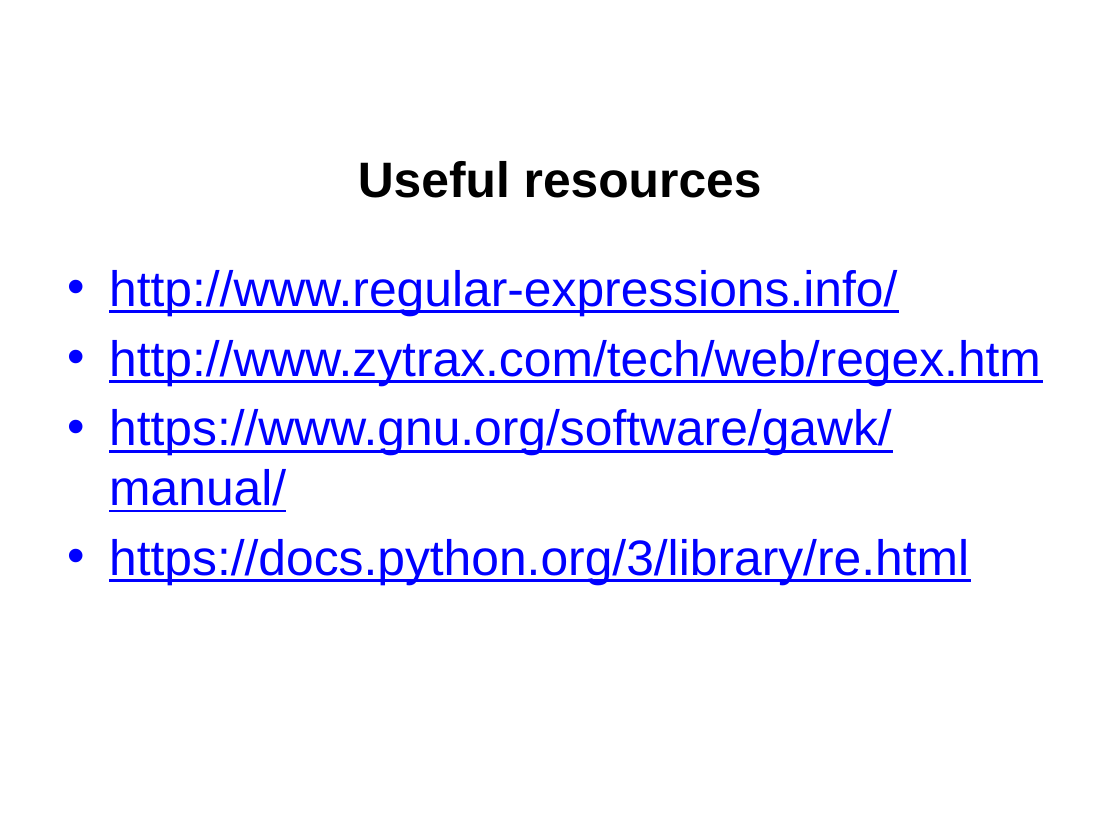
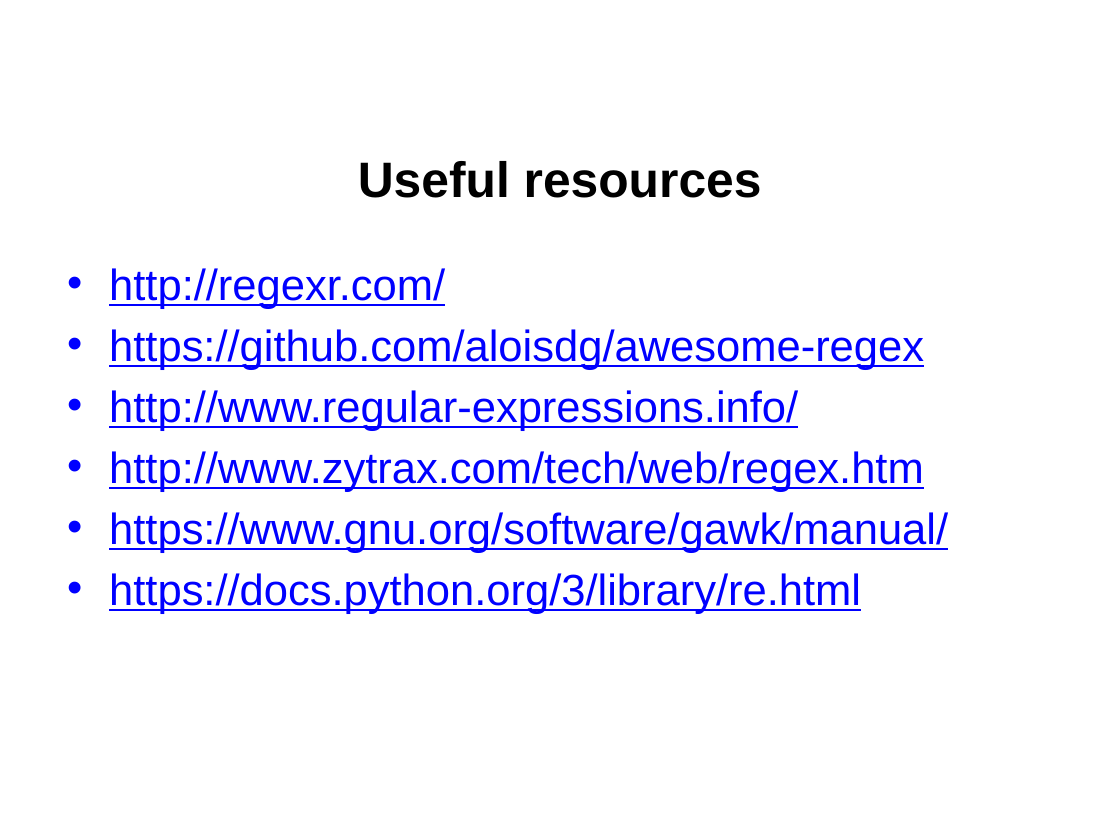
Before and after one commit to jgerity/talks, a slide deck: slide 22 of 2017/computing_workgroup/regex/regular_expressions.pptx. Drawn at 1120x840 pixels with LibreOffice and Linux fonts; fonts in the diff are those of the drawing; background and template pictures are left out. Boxes give left, top, right and bottom in pixels: in the first picture for what was removed or moved away, otherwise in the second. Text is boxed around its words. In the diff, an @@ line names an element or a change of style, - is before the commit and + after.

```diff
--- a/2017/computing_workgroup/regex/regular_expressions.pptx
+++ b/2017/computing_workgroup/regex/regular_expressions.pptx
@@ text at (109, 268, 924, 370): paragraphs added @@
+• http://regexr.com/
+• https://github.com/aloisdg/awesome-regex
@@ text at (109, 390, 948, 614): size 32 to 28 pt in "http://www.regular-expressions.info/", "http://www.zytrax.com/tech/web/regex.htm", "https://www.gnu.org/software/gawk/manual/", "https://docs.python.org/3/library/re.html" @@
```
Also in this commit, not shown: 14 other slides changed, 1 slide added, 1 slide removed.
